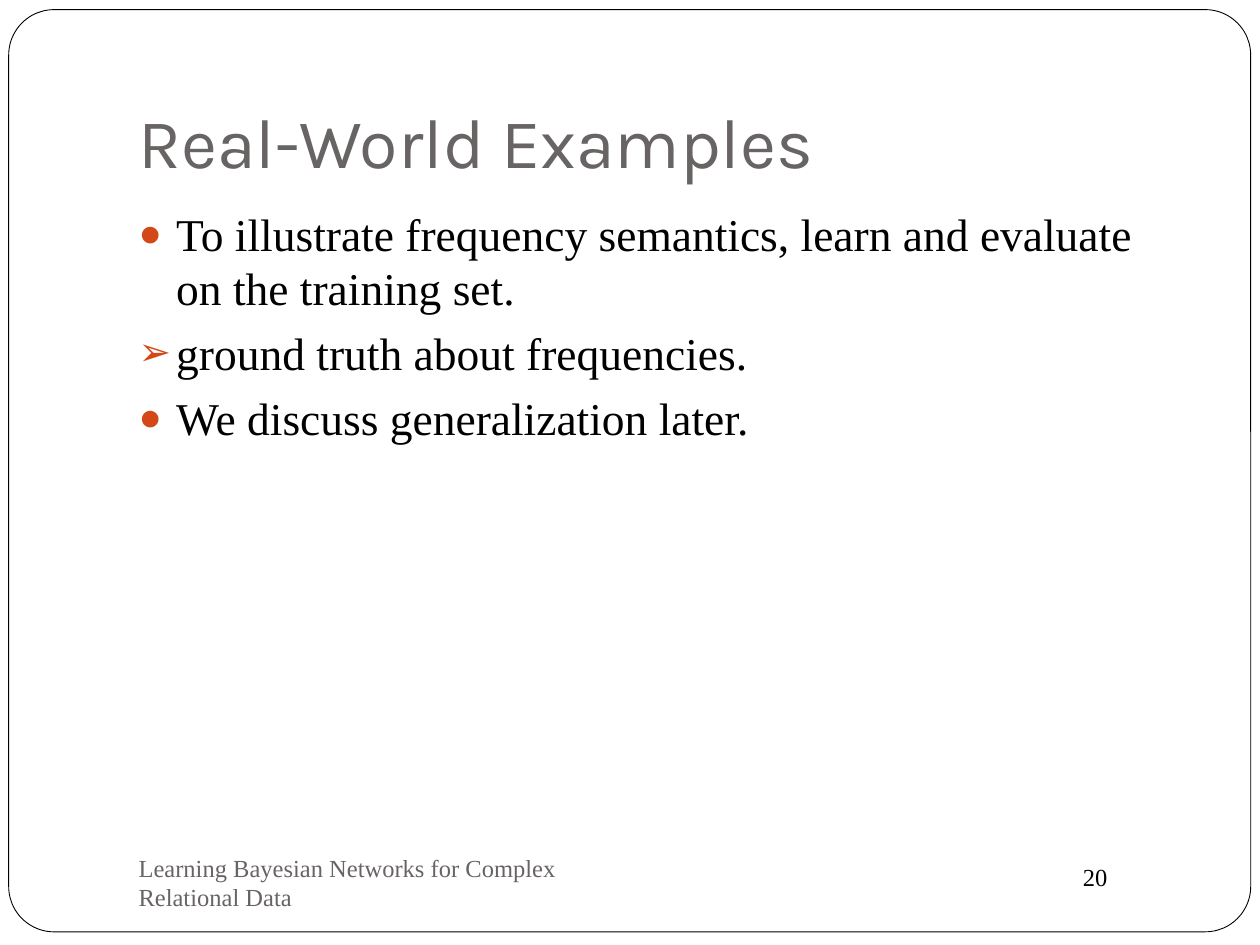
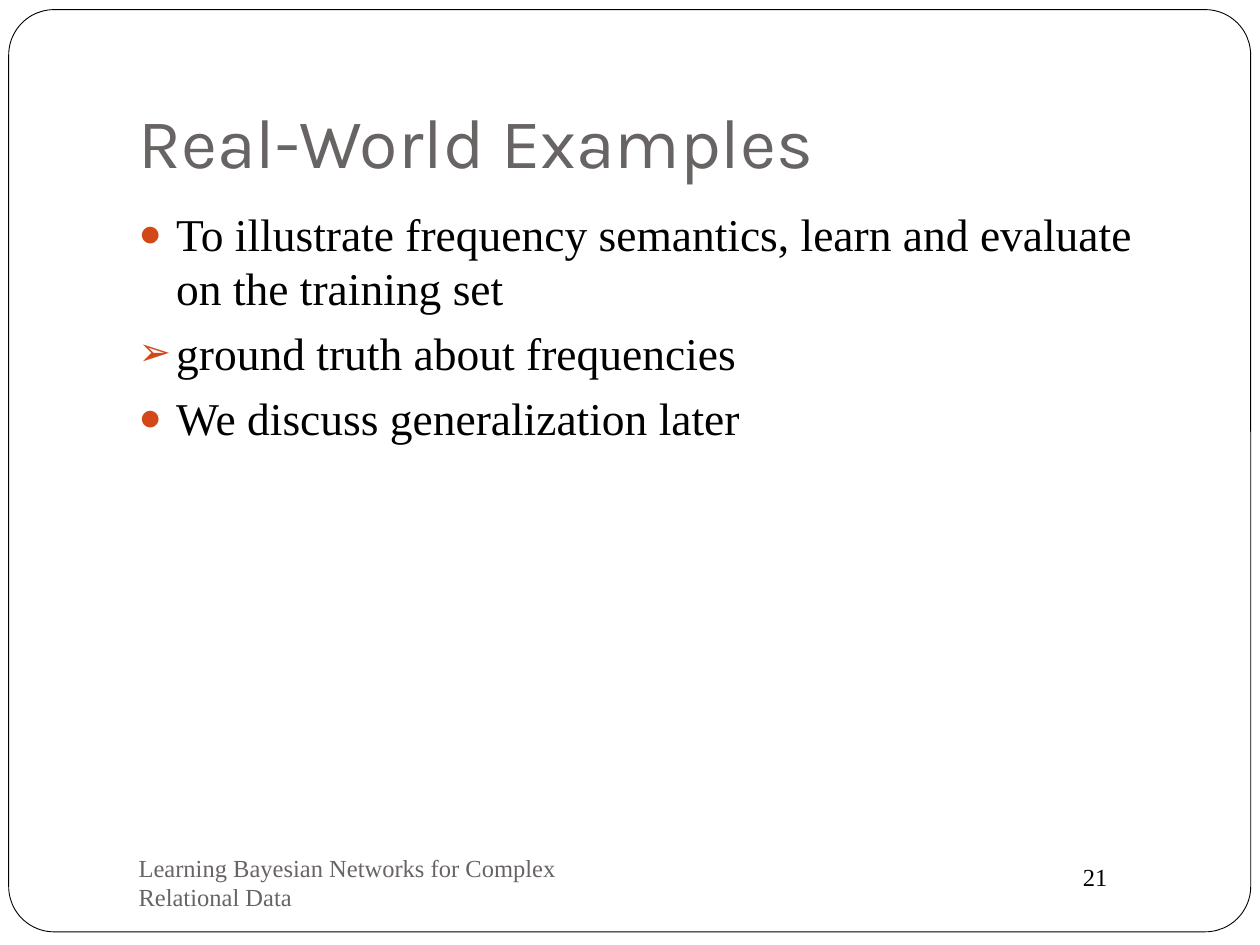
Before and after one commit to oschulte/srl-tutorial-slides, a slide deck: slide 21 of ch2-fo-bayes-nets.pptx (slide 20 before the commit). Drawn at 1260x945 pixels with LibreOffice and Linux fonts; fonts in the diff are those of the drawing. Boxes give left, top, right and bottom in pixels: in the first picture for what was removed or moved away, otherwise in the second. Text is boxed around its words. In the diff, an @@ line names an element or a change of style, - is before the commit and + after.

```diff
--- a/ch2-fo-bayes-nets.pptx
+++ b/ch2-fo-bayes-nets.pptx
@@ text at box(176, 219, 1131, 444): text changed @@
-● To illustrate frequency semantics, learn and evaluate on the training set.
-➢ ground truth about frequencies.
-● We discuss generalization later.
+● To illustrate frequency semantics, learn and evaluate on the training set
+➢ ground truth about frequencies
+● We discuss generalization later
@@ page number at box(1083, 869, 1108, 886): text changed @@
-20
+21
```
Also in this commit, not shown: 1 other slide changed, 2 slides added, 5 other files.
